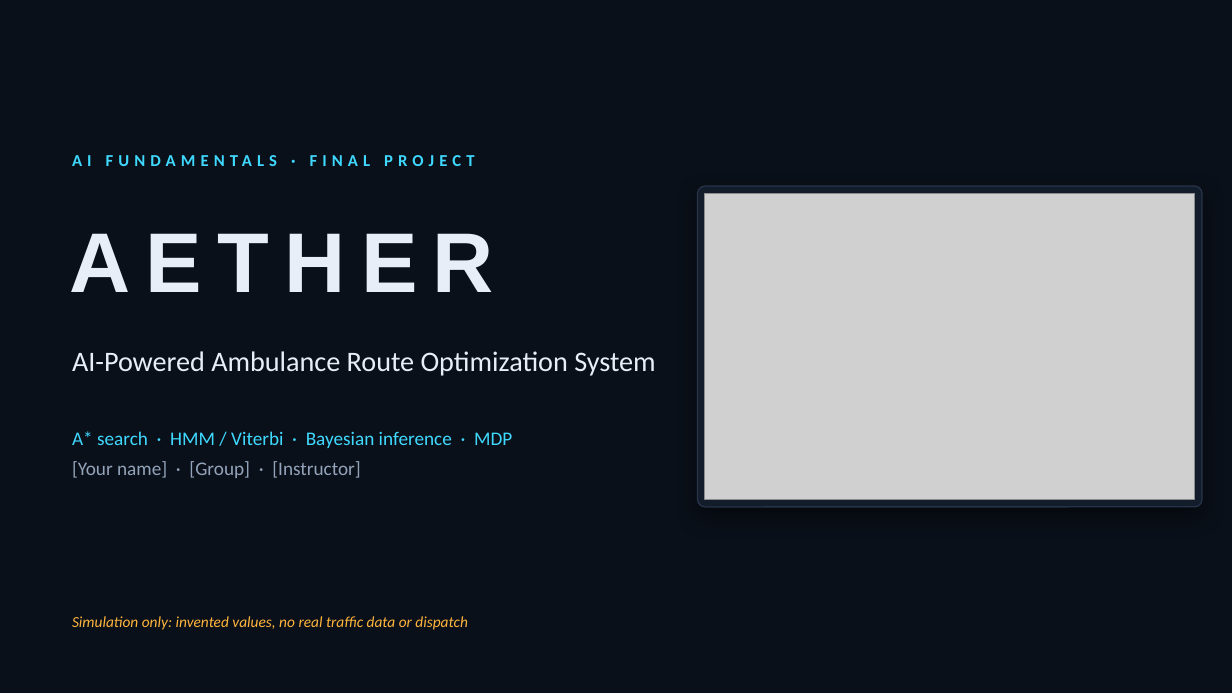
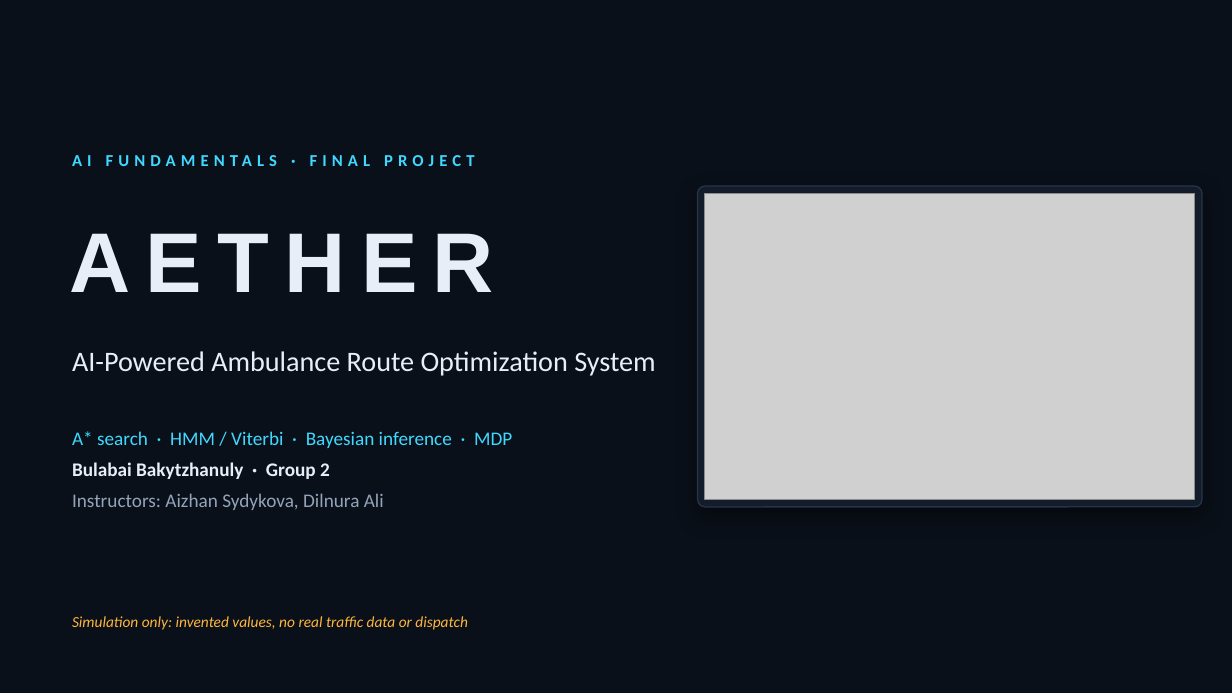
Before and after one commit to BulagenZ/aether-ambulance, a slide deck: slide 1 of docs/AETHER_Presentation.pptx. Drawn at 1232x693 pixels with LibreOffice and Linux fonts; fonts in the diff are those of the drawing; grey boxes stand for pictures. Boxes give left, top, right and bottom in pixels: in the first picture for what was removed or moved away, otherwise in the second. Text is boxed around its words. In the diff, an @@ line names an element or a change of style, - is before the commit and + after.

```diff
--- a/docs/AETHER_Presentation.pptx
+++ b/docs/AETHER_Presentation.pptx
@@ text at (x1=72, y1=462, x2=384, y2=510): text changed @@
-[Your name] · [Group] · [Instructor]
+Bulabai Bakytzhanuly · Group 2
+Instructors: Aizhan Sydykova, Dilnura Ali
```
Also in this commit, not shown: 11 other files.
